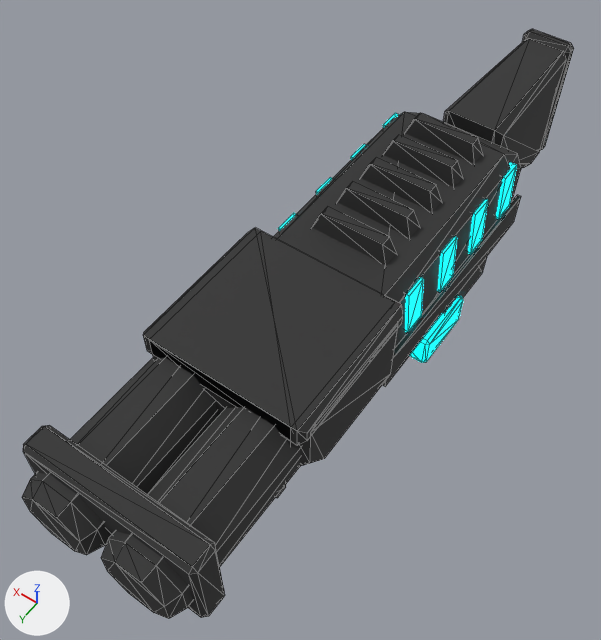
One commit to the glTF model public/assets/models/scatter.glb: the scene before it, then after it.
Camera for both pictures: a 50 mm lens placed at (-0.194, 0.499, 0.504), pointed at (0.041, 0.171, -0.013). Lighting does not change. The marker at lower left points along +X, +Y and +Z. The first picture is the older version. Mesh edges are drawn as thin lines. Where no turn or scale is listed for an object, it has been applied to the vertices. Vertices at exactly the same position are counted once.

Objects in the first picture: 'frame', 'grip', 'heat_cell', 'heat_vents', 'trim'.
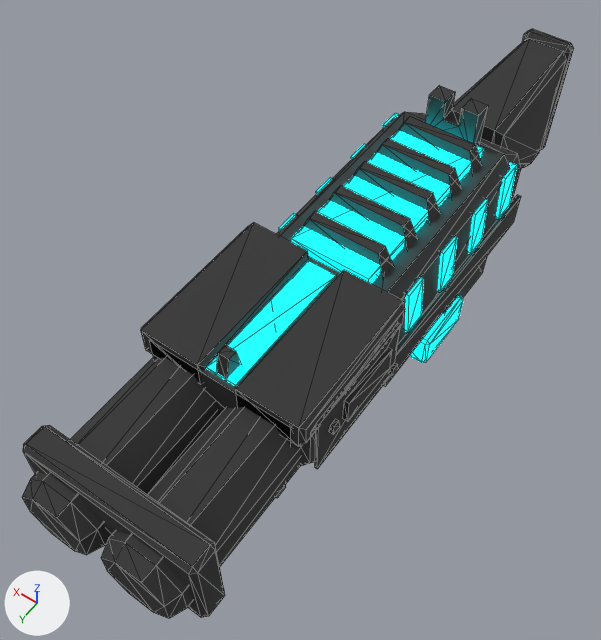
What differs and where, as boxes [x1, y1, x2, y2] in the pictures (601 x 640 px; the box of a moved part takes in the faces that stretch with it):
'trim', reshaped: before [23, 113, 521, 617]; after [23, 85, 521, 617]
'heat_vents', reshaped (30% wider, 25% taller): before [278, 113, 517, 332]; after [207, 113, 517, 386]
part 1 of me_frame, added: after [343, 347, 392, 422]
part 2 of me_frame, added: after [329, 363, 398, 434]
part 3 of me_heat_vents, added (cyan): after [291, 130, 483, 284]
part 4 of me_heat_vents, added (cyan): after [207, 261, 336, 386]
part 5 of me_trim, moved or reshaped: before [405, 113, 483, 164]; after [399, 116, 481, 174]
part 6 of me_trim, moved or reshaped: before [383, 135, 463, 187]; after [376, 138, 461, 198]
part 7 of me_trim, moved or reshaped: before [361, 157, 442, 212]; after [353, 161, 440, 223]
part 8 of me_trim, moved or reshaped: before [337, 182, 420, 238]; after [329, 186, 418, 249]
part 9 of me_trim, moved or reshaped: before [312, 207, 396, 265]; after [304, 211, 394, 277]
part 10 of me_trim, added: after [216, 345, 241, 379]
part 11 of me_trim, added: after [315, 324, 401, 469]
part 12 of me_trim, rebuilt (35% narrower, 26% shorter): before [143, 228, 403, 445]; after [141, 223, 309, 383]
part 13 of me_trim, added: after [425, 85, 488, 145]
part 14 of me_trim, added: after [235, 270, 405, 446]

What changed in the scene script:
```text
Change me_frame:
    used by ob_frame; location = (0.0, 0.0, 0.0)
    remove me_frame.from_pydata(...)  # 88 vertices, 160 faces; spans x -0.06..0.06, y 0.0..0.42, z 0.0..0.105
    add me_frame.from_pydata(...)  # 112 vertices, 196 faces; spans x -0.065..0.06, y 0.0..0.42, z 0.0..0.105
    me_frame part 1: a new loose piece, a box spanning x -0.065..-0.0615, y 0.222..0.27, z 0.07..0.09, in mat_mat_interactive (dark grey #303030)
    me_frame part 2
    16 vertices are added at x -0.065..-0.062, y 0.208..0.285, z 0.052..0.083
    24 new faces join them
Change me_heat_vents:
    used by ob_heat_vents; location = (0.0, 0.0, 0.0)
    remove me_heat_vents.from_pydata(...)  # 32 vertices, 48 faces; spans x -0.052..0.052, y 0.02..0.181, z 0.045..0.092
    add me_heat_vents.from_pydata(...)  # 48 vertices, 72 faces; spans x -0.052..0.052, y 0.02..0.306, z 0.045..0.108
    me_heat_vents part 3: a new loose piece, a box spanning x -0.03..0.03, y 0.044..0.196, z 0.098..0.108, in mat_mat_player_cyan (cyan #00f3ff, glowing cyan #00f3ff)
    me_heat_vents part 4: a new loose piece, a box spanning x -0.011..0.011, y 0.204..0.306, z 0.1..0.106, in mat_mat_player_cyan (cyan #00f3ff, glowing cyan #00f3ff)
Change me_trim:
    used by ob_trim; location = (0.0, 0.0, 0.0)
    remove me_trim.from_pydata(...)  # 128 vertices, 204 faces; spans x -0.062..0.062, y -0.009..0.405, z -0.022..0.114
    add me_trim.from_pydata(...)  # 176 vertices, 284 faces; spans x -0.062..0.062, y -0.009..0.405, z -0.022..0.13
    me_trim part 5: the loose piece of 8 vertices spanning x -0.03..0.03, y 0.04..0.054, z 0.098..0.114 is scaled about its middle by (1.13, 1, 1.12), then moved by (0.0, 0.01, 0.001)
    me_trim part 6: the loose piece of 8 vertices spanning x -0.03..0.03, y 0.07..0.084, z 0.098..0.114 is scaled about its middle by (1.13, 1, 1.12), then moved by (0.0, 0.01, 0.001)
    me_trim part 7: the loose piece of 8 vertices spanning x -0.03..0.03, y 0.1..0.114, z 0.098..0.114 is scaled about its middle by (1.13, 1, 1.12), then moved by (0.0, 0.01, 0.001)
    me_trim part 8: the loose piece of 8 vertices spanning x -0.03..0.03, y 0.13..0.144, z 0.098..0.114 is scaled about its middle by (1.13, 1, 1.12), then moved by (0.0, 0.01, 0.001)
    me_trim part 9: the loose piece of 8 vertices spanning x -0.03..0.03, y 0.16..0.174, z 0.098..0.114 is scaled about its middle by (1.13, 1, 1.12), then moved by (0.0, 0.01, 0.001)
    me_trim part 10: the loose piece of 8 vertices spanning x -0.03..0.03, y 0.16..0.174, z 0.098..0.114 is copied, and the copy is scaled about its middle by (0.146, 0.956, 1.12), then moved by (0.0, 0.132, 0.007); it spans x -0.004..0.004, y 0.292..0.306, z 0.104..0.122
    me_trim part 11: a new loose piece, a box spanning x -0.0615..-0.0595, y 0.208..0.296, z 0.046..0.098, in mat_mat_interactive (dark grey #303030)
    me_trim part 12: the loose piece of 16 vertices spanning x -0.06..0.06, y 0.2..0.31, z 0.09..0.106 is rebuilt with 16 vertices and now spans x 0.011..0.06, y 0.2..0.31, z 0.09..0.11
    me_trim part 13: a new loose piece of 16 vertices spanning x -0.02..0.02, y 0.026..0.04, z 0.094..0.13, in mat_mat_interactive (dark grey #303030)
    me_trim part 14: a new loose piece of 16 vertices spanning x -0.06..-0.011, y 0.2..0.31, z 0.09..0.11, in mat_mat_interactive (dark grey #303030)
```
